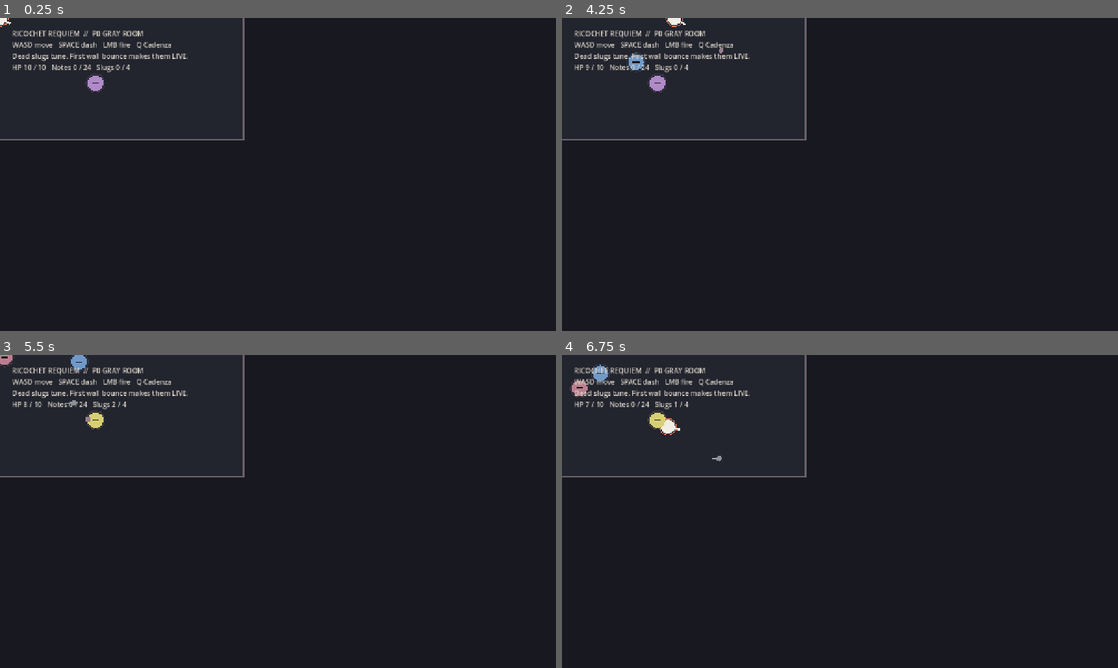
Above: before the commit, frames 1-4 (two rows, left to right).
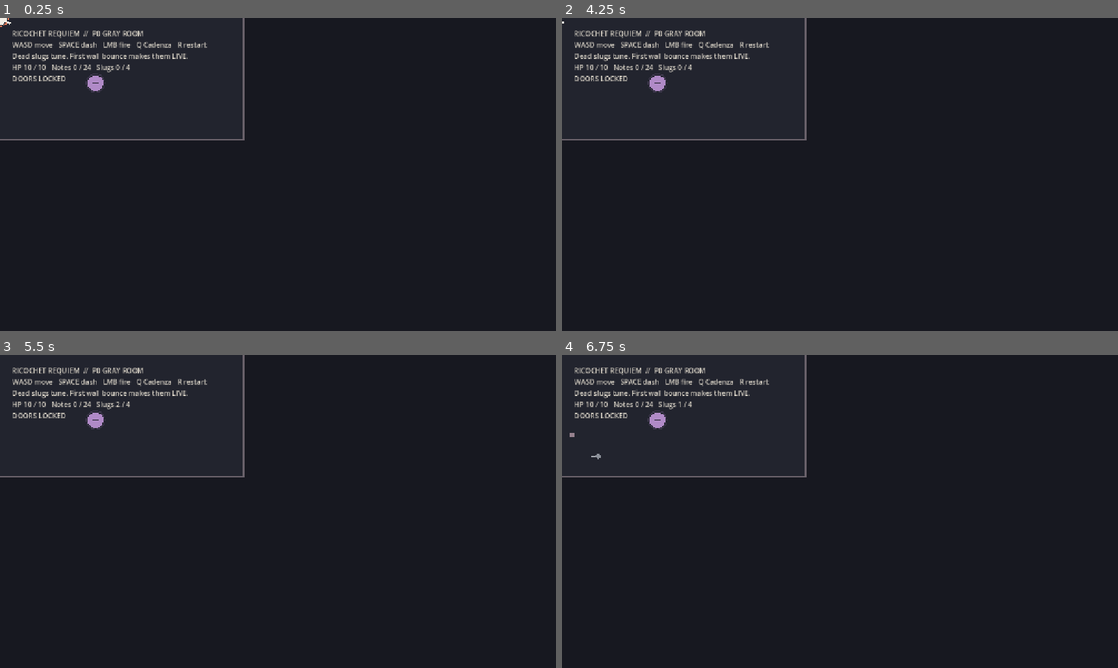
Above: after the commit, the same moments.

Repository: whuang1101/ricochet-requiem
Game: Godot game, scene res://scenes/main.tscn
Same seed, same stepped clock (60 frames per second), same inputs: the game is played once before the commit and once after it.
Inputs (mouse positions are in pixels of both pictures, inside the frame that each line leads up to):
- Up to frame 1 (0.25 s): no input
- Up to frame 2 (4.25 s): tap Enter at 0.5 s; move the mouse to (962, 158) at 0.52 s; press the mouse at (962, 158) at 0.53 s; hold D (move_right) 0.53-1.28 s; tap Space (dash) at 0.6, 2.3, 3.6 s; move the mouse to (728, 190) at 1.27 s; release the mouse at (728, 190) at 1.28 s; hold S (move_down) 1.28-2.03 s; click (728, 190) at 1.35 s; tap E (advance_room, bound only after the commit) at 1.55, 2.1, 3.8 s; move the mouse to (895, 105) at 2.02 s; hold D (move_right) 2.03-2.78 s; move the mouse to (812, 237) at 2.77 s; hold W (move_up) 2.78-3.53 s; tap Q (cadenza) at 2.85 s; click (812, 237) at 3.05 s; move the mouse to (1006, 221) at 3.52 s; hold A (move_left) from 3.53 s (still down); tap R (restart_run, bound only after the commit) at 4.15 s
- Up to frame 3 (5.5 s): move the mouse to (111, 464) at 4.27 s; click (111, 464) at 4.35 s; tap Space (dash) at 4.55 s; move the mouse to (305, 511) at 5.02 s; release A (move_left) at 5.03 s; press the mouse at (305, 511) at 5.03 s; hold S (move_down) from 5.03 s (still down); tap E (advance_room, bound only after the commit) at 5.1 s
- Up to frame 4 (6.75 s): move the mouse to (756, 433) at 5.77 s; release S (move_down) at 5.78 s; release the mouse at (756, 433) at 5.78 s; hold D (move_right) 5.78-6.53 s; tap Space (dash) at 5.85 s; tap E (advance_room, bound only after the commit) at 6.05 s; move the mouse to (962, 495) at 6.52 s; press the mouse at (962, 495) at 6.53 s; hold W (move_up) from 6.53 s (still down)

The runs differ from the first frame. In frame 1, 0.2% of the frame differs, in the area x 2-38%, y 7-21%; in frame 2, 0.6%; in frame 3, 0.7%; in frame 4, 0.9%, in the area x 1-38%, y 2-34%.
Error after the commit: Cannot call method 'get_first_node_in_group' on a null value. (res://scripts/main.gd:47)

Commit message:
Add P0 room flow and authored templates

Diff:
--- a/project.godot
+++ b/project.godot
@@ -27,6 +27,8 @@
 dash={"deadzone": 0.2, "events": [Object(InputEventKey,"physical_keycode":32)]}
 fire={"deadzone": 0.2, "events": [Object(InputEventMouseButton,"button_index":1)]}
 cadenza={"deadzone": 0.2, "events": [Object(InputEventKey,"physical_keycode":81)]}
+advance_room={"deadzone": 0.2, "events": [Object(InputEventKey,"physical_keycode":69)]}
+restart_run={"deadzone": 0.2, "events": [Object(InputEventKey,"physical_keycode":82)]}
 
 [rendering]
 
--- /dev/null
+++ b/scenes/room_01.tscn
@@ -0,0 +1,7 @@
+[gd_scene load_steps=2 format=3]
+
+[ext_resource path="res://scripts/room_def.gd" type="Script" id="1"]
+
+[node name="Room01" type="Node2D"]
+script = ExtResource("1")
+room_id = 0
--- /dev/null
+++ b/scenes/room_02.tscn
@@ -0,0 +1,7 @@
+[gd_scene load_steps=2 format=3]
+
+[ext_resource path="res://scripts/room_def.gd" type="Script" id="1"]
+
+[node name="Room02" type="Node2D"]
+script = ExtResource("1")
+room_id = 1
--- /dev/null
+++ b/scenes/room_03.tscn
@@ -0,0 +1,7 @@
+[gd_scene load_steps=2 format=3]
+
+[ext_resource path="res://scripts/room_def.gd" type="Script" id="1"]
+
+[node name="Room03" type="Node2D"]
+script = ExtResource("1")
+room_id = 2
--- /dev/null
+++ b/scenes/room_04.tscn
@@ -0,0 +1,7 @@
+[gd_scene load_steps=2 format=3]
+
+[ext_resource path="res://scripts/room_def.gd" type="Script" id="1"]
+
+[node name="Room04" type="Node2D"]
+script = ExtResource("1")
+room_id = 3
--- /dev/null
+++ b/scenes/room_05.tscn
@@ -0,0 +1,7 @@
+[gd_scene load_steps=2 format=3]
+
+[ext_resource path="res://scripts/room_def.gd" type="Script" id="1"]
+
+[node name="Room05" type="Node2D"]
+script = ExtResource("1")
+room_id = 4
--- a/scripts/balance.gd
+++ b/scripts/balance.gd
@@ -29,6 +29,7 @@
 const CADENZA_DURATION := 3.0
 const GRAND_CADENZA_DURATION := 5.0
 const CADENZA_TIME_SCALE := 0.2
+const P0_ROOM_COUNT := 5
 const TUNING_DURATION := 2.5
 const RESONANCE_HEAL := 2
 const RESONANCE_LIFETIME := 8.0
--- a/scripts/main.gd
+++ b/scripts/main.gd
@@ -6,13 +6,25 @@
 const ResonanceNoteScript := preload("res://scripts/resonance_note.gd")
 const WailerShotScript := preload("res://scripts/wailer_shot.gd")
 const RequiemScript := preload("res://scripts/requiem.gd")
+const RunFlowScript := preload("res://scripts/run_flow.gd")
+const RoomScenes := [
+	preload("res://scenes/room_01.tscn"),
+	preload("res://scenes/room_02.tscn"),
+	preload("res://scenes/room_03.tscn"),
+	preload("res://scenes/room_04.tscn"),
+	preload("res://scenes/room_05.tscn"),
+]
 
 var _hud: Label
 var _requiem: Requiem
+var _flow: RunFlow
+var _room_host: Node2D
 
 func _ready() -> void:
 	RenderingServer.set_default_clear_color(Color("#171820"))
-	_build_room()
+	_room_host = Node2D.new()
+	_room_host.name = "RoomHost"
+	add_child(_room_host)
 	var player := PlayerScript.new()
 	player.position = Vector2.ZERO
 	player.add_to_group("player")
@@ -21,15 +33,33 @@
 	add_child(player)
 	_requiem = RequiemScript.new()
 	add_child(_requiem)
-	_spawn_enemy("chorister", Vector2(-260.0, -140.0))
-	_spawn_enemy("sidler", Vector2(280.0, -120.0))
-	_spawn_enemy("wailer", Vector2(220.0, 150.0))
+	_flow = RunFlowScript.new()
+	add_child(_flow)
+	_load_room()
 	_build_hud()
 
 func _process(_delta: float) -> void:
+	if Input.is_action_just_pressed("restart_run"):
+		get_tree().reload_current_scene()
+	if Input.is_action_just_pressed("advance_room") and _flow.choose_next_room():
+		_load_room()
 	if is_instance_valid(_hud):
 		var player := get_tree().get_first_node_in_group("player")
-		_hud.text = "RICOCHET REQUIEM  //  P0 GRAY ROOM\nWASD move   SPACE dash   LMB fire   Q Cadenza\nDead slugs tune. First wall bounce makes them LIVE.\nHP %d / %d   Notes %d / %d   Slugs %d / %d" % [player.hp, Balance.PLAYER_MAX_HP, _requiem.notes, Balance.REQUIEM_BANK_CAP, get_tree().get_nodes_in_group("slugs").size(), Balance.MAX_SLUGS]
+		var door_text := "DOORS LOCKED"
+		if _flow.waiting_for_door:
+			door_text = "ROOM CLEAR  //  [E] NEXT DOOR"
+		_hud.text = "RICOCHET REQUIEM  //  P0 GRAY ROOM\nWASD move   SPACE dash   LMB fire   Q Cadenza   R restart\nDead slugs tune. First wall bounce makes them LIVE.\nHP %d / %d   Notes %d / %d   Slugs %d / %d\n%s" % [player.hp, Balance.PLAYER_MAX_HP, _requiem.notes, Balance.REQUIEM_BANK_CAP, get_tree().get_nodes_in_group("slugs").size(), Balance.MAX_SLUGS, door_text]
+
+func _load_room() -> void:
+	for child in _room_host.get_children():
+		child.queue_free()
+	for enemy in get_tree().get_nodes_in_group("enemies"):
+		enemy.queue_free()
+	var room: RoomDef = RoomScenes[_flow.room_index].instantiate()
+	_room_host.add_child(room)
+	room.spawn_requested.connect(_spawn_enemy)
+	_flow.start_room(3)
+	room.begin()
 
 func _spawn_enemy(kind: String, at: Vector2) -> void:
 	var enemy := EnemyScript.new()
@@ -41,6 +71,7 @@
 
 func _on_enemy_died(at: Vector2, spawn_resonance: bool, bounces: int, tuned: bool) -> void:
 	_requiem.award_kill(bounces, tuned)
+	_flow.enemy_defeated()
 	if not spawn_resonance:
 		return
 	var note := ResonanceNoteScript.new()
@@ -55,40 +86,9 @@
 func _on_player_damaged(_amount: int, _hp_remaining: int) -> void:
 	_requiem.on_player_hit()
 
-func _build_room() -> void:
-	var half := Balance.ROOM_SIZE / 2.0
-	_add_wall(Vector2(0.0, -half.y), Vector2(Balance.ROOM_SIZE.x, Balance.WALL_THICKNESS))
-	_add_wall(Vector2(0.0, half.y), Vector2(Balance.ROOM_SIZE.x, Balance.WALL_THICKNESS))
-	_add_wall(Vector2(-half.x, 0.0), Vector2(Balance.WALL_THICKNESS, Balance.ROOM_SIZE.y))
-	_add_wall(Vector2(half.x, 0.0), Vector2(Balance.WALL_THICKNESS, Balance.ROOM_SIZE.y))
-	var pillar := StaticBody2D.new()
-	pillar.position = Vector2(0.0, -70.0)
-	var shape := CollisionShape2D.new()
-	var rectangle := RectangleShape2D.new()
-	rectangle.size = Vector2(150.0, Balance.WALL_THICKNESS)
-	shape.shape = rectangle
-	pillar.add_child(shape)
-	add_child(pillar)
-
-func _add_wall(pos: Vector2, size: Vector2) -> void:
-	var wall := StaticBody2D.new()
-	wall.position = pos
-	var shape := CollisionShape2D.new()
-	var rectangle := RectangleShape2D.new()
-	rectangle.size = size
-	shape.shape = rectangle
-	wall.add_child(shape)
-	add_child(wall)
-
 func _build_hud() -> void:
 	_hud = Label.new()
 	_hud.position = Vector2(28.0, 24.0)
 	_hud.add_theme_color_override("font_color", Color("#d6d0c4"))
 	_hud.add_theme_font_size_override("font_size", 16)
 	add_child(_hud)
-
-func _draw() -> void:
-	var half := Balance.ROOM_SIZE / 2.0
-	draw_rect(Rect2(-half, Balance.ROOM_SIZE), Color("#22242e"))
-	draw_rect(Rect2(-half, Balance.ROOM_SIZE), Color("#69616a"), false, 4.0)
-	draw_rect(Rect2(Vector2(-75.0, -82.0), Vector2(150.0, 24.0)), Color("#4d4650"))
--- /dev/null
+++ b/scripts/room_def.gd
@@ -0,0 +1,49 @@
+class_name RoomDef
+extends Node2D
+
+signal spawn_requested(kind: String, at: Vector2)
+
+@export var room_id := 0
+
+func begin() -> void:
+	for enemy in _layout_enemies():
+		spawn_requested.emit(enemy.kind, enemy.at)
+
+func _ready() -> void:
+	_build_walls()
+	queue_redraw()
+
+func _layout_enemies() -> Array:
+	var layouts := [
+		[{"kind": "chorister", "at": Vector2(-260.0, -140.0)}, {"kind": "sidler", "at": Vector2(280.0, -120.0)}, {"kind": "wailer", "at": Vector2(220.0, 150.0)}],
+		[{"kind": "chorister", "at": Vector2(-320.0, 120.0)}, {"kind": "chorister", "at": Vector2(310.0, -140.0)}, {"kind": "sidler", "at": Vector2(0.0, -200.0)}],
+		[{"kind": "wailer", "at": Vector2(-290.0, -170.0)}, {"kind": "sidler", "at": Vector2(290.0, 170.0)}, {"kind": "chorister", "at": Vector2(0.0, 180.0)}],
+		[{"kind": "sidler", "at": Vector2(-260.0, -180.0)}, {"kind": "sidler", "at": Vector2(260.0, 180.0)}, {"kind": "wailer", "at": Vector2(0.0, -180.0)}],
+		[{"kind": "chorister", "at": Vector2(-310.0, 0.0)}, {"kind": "wailer", "at": Vector2(310.0, 0.0)}, {"kind": "sidler", "at": Vector2(0.0, 200.0)}],
+	]
+	return layouts[room_id % layouts.size()]
+
+func _build_walls() -> void:
+	var half := Balance.ROOM_SIZE / 2.0
+	_add_wall(Vector2(0.0, -half.y), Vector2(Balance.ROOM_SIZE.x, Balance.WALL_THICKNESS))
+	_add_wall(Vector2(0.0, half.y), Vector2(Balance.ROOM_SIZE.x, Balance.WALL_THICKNESS))
+	_add_wall(Vector2(-half.x, 0.0), Vector2(Balance.WALL_THICKNESS, Balance.ROOM_SIZE.y))
+	_add_wall(Vector2(half.x, 0.0), Vector2(Balance.WALL_THICKNESS, Balance.ROOM_SIZE.y))
+	var pillar_positions := [Vector2(0.0, -70.0), Vector2(-180.0, 0.0), Vector2(180.0, 0.0), Vector2(0.0, 110.0), Vector2.ZERO]
+	_add_wall(pillar_positions[room_id % pillar_positions.size()], Vector2(150.0, Balance.WALL_THICKNESS))
+
+func _add_wall(pos: Vector2, size: Vector2) -> void:
+	var wall := StaticBody2D.new()
+	wall.position = pos
+	var shape := CollisionShape2D.new()
+	var rectangle := RectangleShape2D.new()
+	rectangle.size = size
+	shape.shape = rectangle
+	wall.add_child(shape)
+	add_child(wall)
+
+func _draw() -> void:
+	var half := Balance.ROOM_SIZE / 2.0
+	draw_rect(Rect2(-half, Balance.ROOM_SIZE), Color("#22242e"))
+	draw_rect(Rect2(-half, Balance.ROOM_SIZE), Color("#69616a"), false, 4.0)
+	draw_string(ThemeDB.fallback_font, Vector2(-half.x + 24.0, half.y - 22.0), "ROOM %d  //  clear the score" % (room_id + 1), HORIZONTAL_ALIGNMENT_LEFT, -1.0, 16, Color("#847b87"))
--- /dev/null
+++ b/scripts/run_flow.gd
@@ -0,0 +1,30 @@
+class_name RunFlow
+extends Node
+
+signal room_started(index: int)
+signal room_cleared(index: int)
+signal door_opened(index: int)
+
+var room_index := 0
+var enemies_remaining := 0
+var waiting_for_door := false
+
+func start_room(enemy_count: int) -> void:
+	enemies_remaining = enemy_count
+	waiting_for_door = false
+	room_started.emit(room_index)
+
+func enemy_defeated() -> void:
+	if enemies_remaining <= 0:
+		return
+	enemies_remaining -= 1
+	if enemies_remaining == 0:
+		waiting_for_door = true
+		room_cleared.emit(room_index)
+		door_opened.emit(room_index)
+
+func choose_next_room() -> bool:
+	if not waiting_for_door:
+		return false
+	room_index += 1
+	return room_index < Balance.P0_ROOM_COUNT
--- /dev/null
+++ b/tests/test_room_flow.gd
@@ -0,0 +1,24 @@
+extends SceneTree
+
+const RunFlowScript := preload("res://scripts/run_flow.gd")
+var failures: Array[String] = []
+
+func _init() -> void:
+	var flow := RunFlowScript.new()
+	for expected_room in 3:
+		flow.start_room(3)
+		for _enemy in 3:
+			flow.enemy_defeated()
+		_check(flow.waiting_for_door, "room %d must open doors after the final enemy" % expected_room)
+		_check(flow.choose_next_room(), "room %d must advance through its chosen door" % expected_room)
+	flow.free()
+	if failures.is_empty():
+		print("PASS test_room_flow: three rooms clear end-to-end by observed state")
+		quit(0)
+	for failure in failures:
+		push_error(failure)
+	quit(1)
+
+func _check(condition: bool, message: String) -> void:
+	if not condition:
+		failures.append(message)
Not shown, added: scripts/room_def.gd.uid
Not shown, added: scripts/run_flow.gd.uid
Not shown, added: tests/test_room_flow.gd.uid
Not shown, changed: tests/run_all.sh
